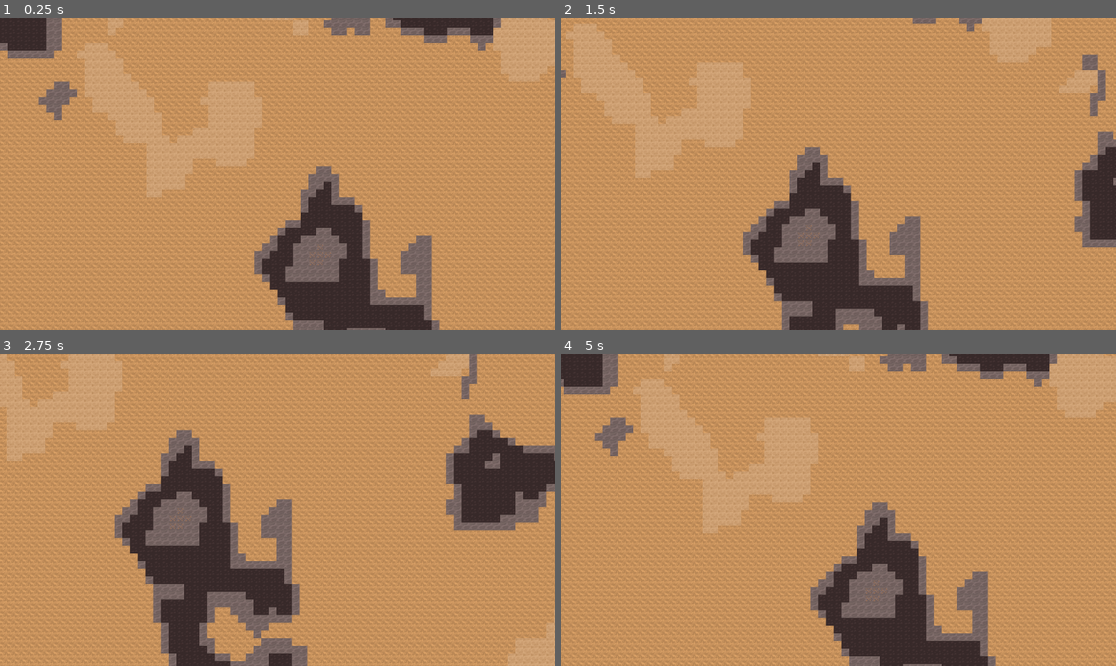
Above: before the commit, frames 1-4 (two rows, left to right).
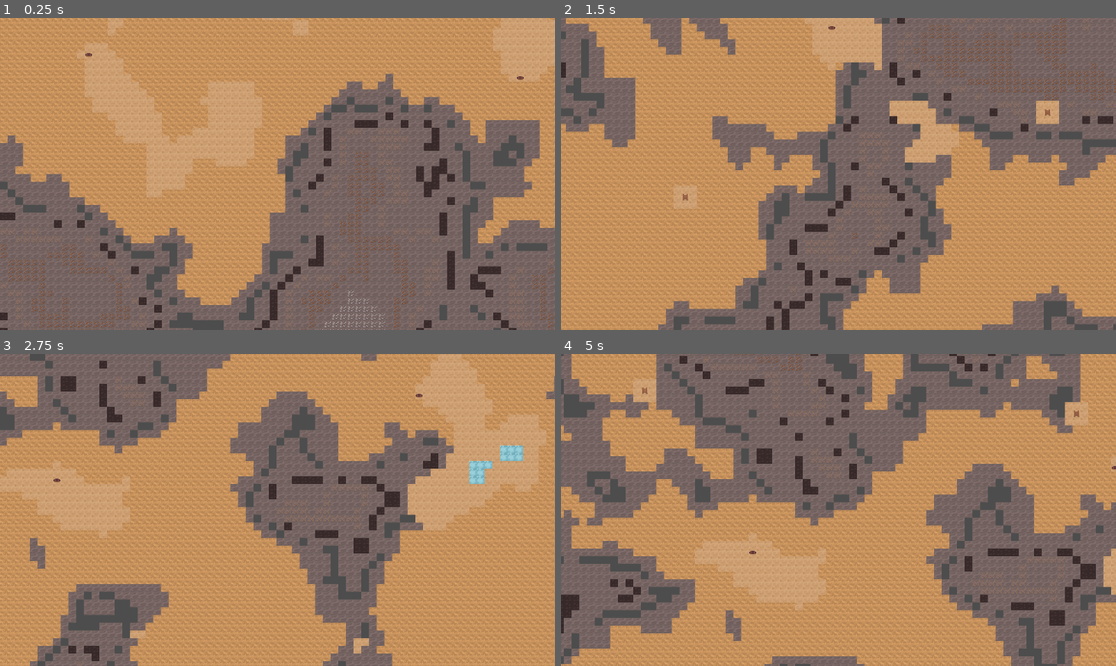
Above: after the commit, the same moments.

Repository: themoonforge/evergrove
Game: Godot game, scene res://world.tscn
Two runs of this game, one before a commit and one after it. Both use one fixed random seed, a clock stepped at 60 frames per second and the inputs below.
Inputs (mouse positions are in pixels of both pictures, inside the frame that each line leads up to):
- Up to frame 1 (0.25 s): no input
- Up to frame 2 (1.5 s): tap Enter at 0.5 s; move the mouse to (960, 158) at 0.52 s; hold Right (ui_right) 0.53-1.28 s; tap Q at 0.6 s; click (960, 158) at 0.67 s; tap E at 0.8, 1.35 s; move the mouse to (727, 189) at 1.27 s; hold Down (ui_down) from 1.28 s (still down)
- Up to frame 3 (2.75 s): tap Q at 1.55, 2.1 s; move the mouse to (333, 441) at 2.02 s; release Down (ui_down) at 2.03 s; hold Right (ui_right) from 2.03 s (still down); tap E at 2.3 s
- Up to frame 4 (5 s): move the mouse to (810, 572) at 2.77 s; release Right (ui_right) at 2.78 s; hold Up (ui_up) 2.78-3.53 s; tap E at 2.85, 3.8, 4.35 s; click (810, 572) at 2.92 s; tap Q at 3.05, 3.6, 4.55 s; move the mouse to (1005, 556) at 3.52 s; hold Left (ui_left) from 3.53 s (still down); move the mouse to (672, 463) at 4.27 s

The runs differ from the first frame. In frame 1, 49% of the frame differs, in the area x 0-100%, y 0-100%; in frame 2, 48%; in frame 3, 51%; in frame 4, 62%.

Commit message:
update map generation

Diff:
--- a/evergrove/world.gd
+++ b/evergrove/world.gd
@@ -3,7 +3,7 @@
 class_name World
 
 const TILE_SIZE = 16
-const HALF_CHUNK_SIZE = 16
+const HALF_CHUNK_SIZE = 64
 const CHUNK_SIZE = HALF_CHUNK_SIZE * 2
 const GLOBAL_SEED = 12345
 const SCALE = 64.0
@@ -11,37 +11,42 @@
 const LAYERS = 5
 
 enum TileType {
-	AIR,	#0
-	DIRT,	#1
-	STONE,	#2
-	COAL,	#3
-	IRON,	#4
-	COPPER,	#5
-	SILVER,	#6
-	GOLD,	#7
-	GEM,	#8
-	LADDER,	#9
-	WATER,	#10
+	AIR 		= 0,
+	DIRT 		= 1,
+	STONE 		= 2,
+	COAL 		= 3,
+	IRON 		= 4,
+	COPPER 		= 5,
+	SILVER 		= 6,
+	GOLD 		= 7,
+	GEM 		= 8,
+	LADDER_DOWN = 9,
+	LADDER_UP 	= 10,
+	WATER 		= 11,
+	MICEL 		= 12,
 }
 
-var terrain_noise: FastNoiseLite
-var ore_noise: FastNoiseLite
-var cave_noise: FastNoiseLite
-var river_noise: FastNoiseLite
-
 @onready var camera: Camera2D = $"../Camera2D"
 
 @export var visible_tile_map: TileMap
-
-@export var tile_maps = {}
-@export var tile_type_to_id = {}
+@export var visible_level: int
+
+@export var tile_maps: Dictionary = {}
+@export var tile_maps_level: Dictionary = {}
+@export var tile_maps_ladder: Dictionary = {}
+@export var tile_maps_chunks: Dictionary = {}
+@export var tile_maps_terrain_noise: Dictionary = {}
+@export var tile_maps_ore_noise: Dictionary = {}
+@export var tile_maps_cave_noise: Dictionary = {}
+@export var tile_maps_river_noise: Dictionary = {}
+@export var tile_type_to_id: Dictionary = {}
 var tile_set: TileSet
 
 @export var visible_rect: Rect2
 
-func _ready():
-	terrain_noise = FastNoiseLite.new()
-	terrain_noise.seed = GLOBAL_SEED
+func init_noise(tile_map: TileMap, seed: int):
+	var terrain_noise = FastNoiseLite.new()
+	terrain_noise.seed = seed
 	terrain_noise.noise_type = FastNoiseLite.TYPE_SIMPLEX
 	terrain_noise.frequency = 1.0 / SCALE
 	terrain_noise.fractal_type = FastNoiseLite.FRACTAL_FBM
@@ -49,8 +54,8 @@
 	terrain_noise.fractal_gain = 0.5
 	terrain_noise.fractal_lacunarity = 2.0
 
-	ore_noise = FastNoiseLite.new()
-	ore_noise.seed = GLOBAL_SEED
+	var ore_noise = FastNoiseLite.new()
+	ore_noise.seed = seed + 1
 	ore_noise.noise_type = FastNoiseLite.TYPE_PERLIN
 	ore_noise.frequency = 1.0 / ORE_SCALE
 	ore_noise.fractal_type = FastNoiseLite.FRACTAL_FBM
@@ -58,24 +63,10 @@
 	ore_noise.fractal_gain = 0.5
 	ore_noise.fractal_lacunarity = 2.0
 
-	cave_noise = FastNoiseLite.new()
-	cave_noise.seed = GLOBAL_SEED + 1
-	cave_noise.noise_type = FastNoiseLite.TYPE_PERLIN
-	cave_noise.frequency = 1.0 / SCALE
-	cave_noise.fractal_type = FastNoiseLite.FRACTAL_FBM
-	cave_noise.fractal_octaves = 4
-	cave_noise.fractal_gain = 0.5
-	cave_noise.fractal_lacunarity = 2.0
-
-	river_noise = FastNoiseLite.new()
-	river_noise.seed = GLOBAL_SEED + 2
-	river_noise.noise_type = FastNoiseLite.TYPE_PERLIN
-	river_noise.frequency = 1.0 / SCALE
-	river_noise.fractal_type = FastNoiseLite.FRACTAL_FBM
-	river_noise.fractal_octaves = 4
-	river_noise.fractal_gain = 0.5
-	river_noise.fractal_lacunarity = 2.0
-
+	tile_maps_terrain_noise[tile_map] = terrain_noise
+	tile_maps_ore_noise[tile_map] = ore_noise
+
+func _ready():
 	tile_set = preload("res://tile_set.tres")
 	for tile_type in TileType.values():
 		var tile_id = tile_type  # Verwende die Position im Enum als Tile-ID
@@ -85,22 +76,52 @@
 		var tile_map = TileMap.new()
 		tile_map.tile_set = tile_set
 		tile_maps[layer] = tile_map
+		tile_maps_level[tile_map] = layer
+		tile_maps_chunks[tile_map] = {}
+		tile_maps_ladder[tile_map] = {}
 		add_child(tile_map)
+		init_noise(tile_map, GLOBAL_SEED + layer * 20)
 		# Generiere initiale Chunks
 		#generate_tile(tile_map, Vector2i(0, 0))
 	set_active_level(0)
 
 func set_active_level(level: int):
+	print("set active layer: %d" % [level])
+	if (level < 0 or level >= LAYERS):
+		return
 	visible_tile_map = tile_maps[level]
 	for layer in tile_maps.keys():
 		tile_maps[layer].visible = false
 	visible_tile_map.visible = true
+	visible_level = level
 	check_visible_tiles(true)
+
+func distance_beween_tiles(pos1: Vector2i, pos2: Vector2i):
+	return sqrt(pow(pos1.x - pos2.x, 2) + pow(pos1.y - pos2.y, 2))
+
+func min_distance_to_ladder(pos: Vector2i, tile_map: TileMap):
+	var min_distance = 1000000
+	for ladder_pos in tile_maps_ladder[tile_map].keys():
+		var distance = distance_beween_tiles(pos, ladder_pos)
+		if distance < min_distance:
+			min_distance = distance
+	return min_distance
+
+func set_air_around_tile(tile_map: TileMap, pos: Vector2i):
+	for x in range(-1, 2):
+		for y in range(-1, 2):
+			var new_pos = pos + Vector2i(x, y)
+			if (new_pos == pos):
+				continue
+			if tile_map.get_cell_source_id(0, new_pos) == -1:
+				tile_map.set_cell(0, new_pos, 0, Vector2i(0, TileType.AIR))
 
 func generate_tile(tile_map: TileMap, pos: Vector2i):
 	if tile_map.get_cell_source_id(0, pos) != -1:
 		return
 
+	var terrain_noise = tile_maps_terrain_noise[tile_map]
+	var ore_noise = tile_maps_ore_noise[tile_map]
 	#var height = int(terrain_noise.get_noise_2d(global_x, global_y) * 10) + 10
 	var tile_type = TileType.AIR
 	var terrain_noise_value = terrain_noise.get_noise_2d(pos.x, pos.y)
@@ -109,32 +130,47 @@
 		tile_type = TileType.WATER
 	elif terrain_noise_value < -0.55:
 		tile_type = TileType.AIR
+		if (randf() < 0.05):
+			var curr_layer = tile_maps_level[tile_map]
+			if (tile_maps[curr_layer + 1]):
+				var below_map = tile_maps[curr_layer + 1]
+				if (below_map.get_cell_source_id(0, pos) == -1):
+					var distance = min_distance_to_ladder(pos, tile_map)
+					if (distance > 25):
+						below_map.set_cell(0, pos, 0, Vector2i(0, TileType.LADDER_UP))
+						set_air_around_tile(below_map, pos)
+						tile_type = TileType.LADDER_DOWN
+						tile_maps_ladder[tile_map][pos] = true
 	else:
 		tile_type = TileType.STONE
 		var ore_value = ore_noise.get_noise_2d(pos.x, pos.y)
 		if ore_value > 0.95:
 			tile_type = TileType.GEM
-		elif ore_value > 0.9:
-			tile_type = TileType.STONE
-		elif ore_value > 0.8:
+		elif ore_value > 0.7:
+			tile_type = TileType.STONE
+		elif ore_value > 0.65:
 			tile_type = TileType.GOLD
-		elif ore_value > 0.78:
-			tile_type = TileType.STONE
-		elif ore_value > 0.7:
+		elif ore_value > 0.6:
+			tile_type = TileType.STONE
+		elif ore_value > 0.5:
 			tile_type = TileType.SILVER
-		elif ore_value > 0.67:
-			tile_type = TileType.STONE
-		elif ore_value > 0.6:
+		elif ore_value > 0.41:
+			tile_type = TileType.STONE
+		elif ore_value > 0.35:
 			tile_type = TileType.COPPER
-		elif ore_value > 0.56:
-			tile_type = TileType.STONE
-		elif ore_value > 0.5:
+		elif ore_value > 0.29:
+			tile_type = TileType.STONE
+		elif ore_value > 0.25:
 			tile_type = TileType.IRON
-		elif ore_value > 0.4:
-			tile_type = TileType.STONE
-		elif ore_value > 0.25:
+		elif ore_value > 0.2:
+			tile_type = TileType.STONE
+		elif ore_value > 0.18:
 			tile_type = TileType.COAL
-		elif ore_value > 0.2:
+		elif ore_value > 0.1:
+			tile_type = TileType.STONE
+		elif ore_value > 0.07:
+			tile_type = TileType.MICEL
+		elif ore_value > 0.0:
 			tile_type = TileType.STONE
 		else:
 			tile_type = TileType.DIRT
@@ -165,12 +201,28 @@
 	visible_rect = current_visible_rect
 
 	# Berechne die sichtbaren Kacheln in der TileMap
-	var start_x = int(floor(visible_rect.position.x / (TILE_SIZE)))
-	var start_y = int(floor(visible_rect.position.y / (TILE_SIZE)))
-	var end_x = int(ceil((visible_rect.position.x + visible_rect.size.x) / (TILE_SIZE)))
-	var end_y = int(ceil((visible_rect.position.y + visible_rect.size.y) / (TILE_SIZE)))
+	var start_x = int(floor(visible_rect.position.x / (TILE_SIZE * CHUNK_SIZE)))
+	var start_y = int(floor(visible_rect.position.y / (TILE_SIZE * CHUNK_SIZE)))
+	var end_x = int(ceil((visible_rect.position.x + visible_rect.size.x) / (TILE_SIZE * CHUNK_SIZE))) + 1
+	var end_y = int(ceil((visible_rect.position.y + visible_rect.size.y) / (TILE_SIZE * CHUNK_SIZE))) + 1
 
 	# Überprüfe und generiere die Chunks für die sichtbaren Kacheln
 	for x in range(start_x, end_x):
 		for y in range(start_y, end_y):
-			generate_tile(visible_tile_map, Vector2i(x, y))
+			var chunk = Vector2i(x, y)
+			if (tile_maps_chunks[visible_tile_map].has(chunk)):
+				#print("skip %d, %d" % [chunk.x, chunk.y])
+				continue
+			tile_maps_chunks[visible_tile_map][chunk] = true
+			for chunk_x in range(-HALF_CHUNK_SIZE, HALF_CHUNK_SIZE):
+				for chunk_y in range(-HALF_CHUNK_SIZE, HALF_CHUNK_SIZE):
+					generate_tile(visible_tile_map, Vector2i(x * CHUNK_SIZE + chunk_x, y * CHUNK_SIZE + chunk_y))
+			#generate_tile(visible_tile_map, Vector2i(x, y))
+
+func _input(event):
+	if event is InputEventKey:
+		if event.pressed:
+			if event.keycode == KEY_Q:
+				set_active_level(visible_level - 1)
+			elif event.keycode == KEY_E:
+				set_active_level(visible_level + 1)
Binary file changed: evergrove/tileset.png
